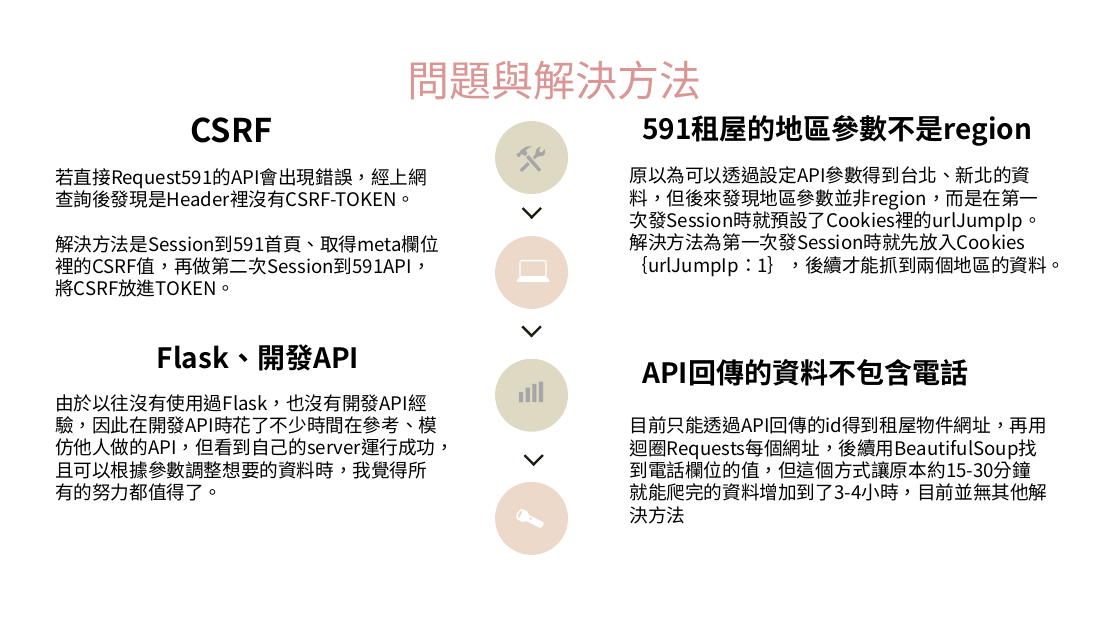
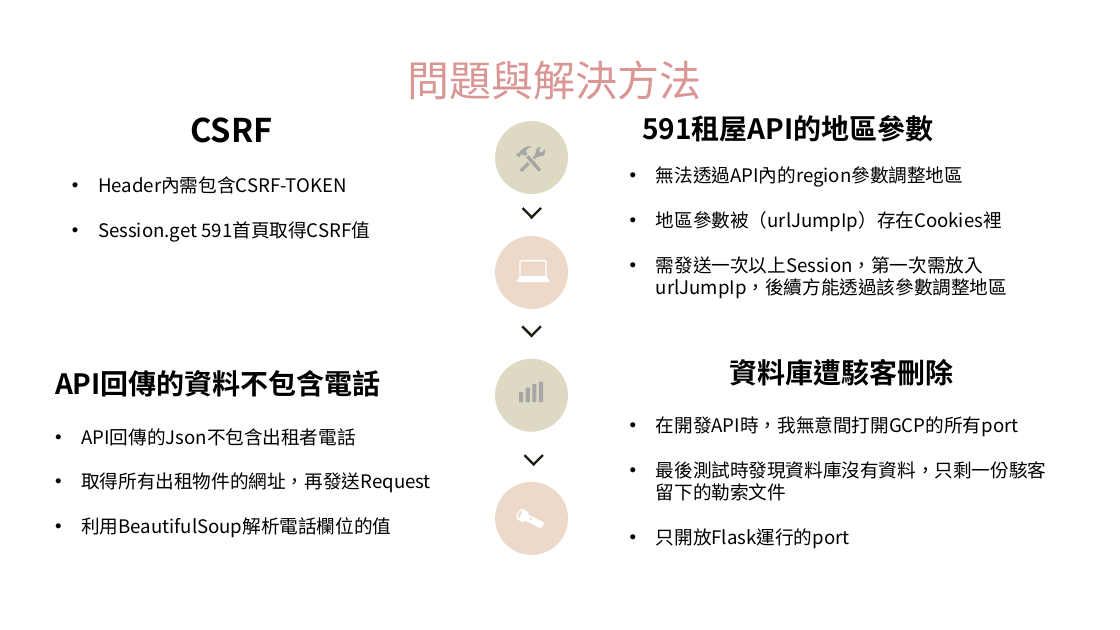
Before and after one commit to cluglin/myfirst, a slide deck: slide 10 of 程式實作.pptx. Drawn at 1120x630 pixels with LibreOffice and Linux fonts; fonts in the diff are those of the drawing. Boxes give left, top, right and bottom in pixels: in the first picture for what was removed or moved away, otherwise in the second. Text is boxed around its words. In the diff, an @@ line names an element or a change of style, - is before the commit and + after.

```diff
--- a/程式實作.pptx
+++ b/程式實作.pptx
@@ text at (x1=642, y1=115, x2=933, y2=142): text changed @@
-591租屋的地區參數不是region
+591租屋API的地區參數
@@ text at (x1=98, y1=176, x2=370, y2=242): text changed @@
-若直接Request591的API會出現錯誤，經上網查詢後發現是Header裡沒有CSRF-TOKEN。
-解決方法是Session到591首頁、取得meta欄位裡的CSRF值，再做第二次Session到591API，將CSRF放進TOKEN。
+• Header內需包含CSRF-TOKEN
+• Session.get 591首頁取得CSRF值
@@ text at (x1=656, y1=166, x2=1007, y2=299): text changed @@
-原以為可以透過設定API參數得到台北、新北的資料，但後來發現地區參數並非region，而是在第一次發Session時就預設了Cookies裡的urlJumpIp。
-解決方法為第一次發Session時就先放入Cookies｛urlJumpIp：1｝，後續才能抓到兩個地區的資料。
+• 無法透過API內的region參數調整地區
+• 地區參數被（urlJumpIp）存在Cookies裡
+• 需發送一次以上Session，第一次需放入urlJumpIp，後續方能透過該參數調整地區
@@ text removed at (x1=157, y1=344, x2=359, y2=371) @@
-Flask、開發API
@@ text added at (x1=729, y1=359, x2=953, y2=386), 24 pt, text #000000, bold @@
+資料庫遭駭客刪除
@@ text "API回傳的資料不包含電話" moved from (x1=642, y1=359, x2=968, y2=386) to (x1=55, y1=370, x2=381, y2=397) @@
@@ text removed at (x1=55, y1=394, x2=454, y2=501) @@
-由於以往沒有使用過Flask，也沒有開發API經驗，因此在開發API時花了不少時間在參考、模仿他人做的API，但看到自己的server運行成功，且可以根據參數調整想要的資料時，我覺得所有的努力都值得了。
@@ text at (x1=656, y1=416, x2=1047, y2=549): text changed @@
-目前只能透過API回傳的id得到租屋物件網址，再用迴圈Requests每個網址，後續用BeautifulSoup找到電話欄位的值，但這個方式讓原本約15-30分鐘就能爬完的資料增加到了3-4小時，目前並無其他解決方法
+• 在開發API時，我無意間打開GCP的所有port
+• 最後測試時發現資料庫沒有資料，只剩一份駭客留下的勒索文件
+• 只開放Flask運行的port
@@ text added at (x1=81, y1=428, x2=431, y2=538), 16 pt, text #000000 @@
+• API回傳的Json不包含出租者電話
+• 取得所有出租物件的網址，再發送Request
+• 利用BeautifulSoup解析電話欄位的值
```
Also in this commit, not shown: 1 other slide changed, 3 slides added, 2 other files.
